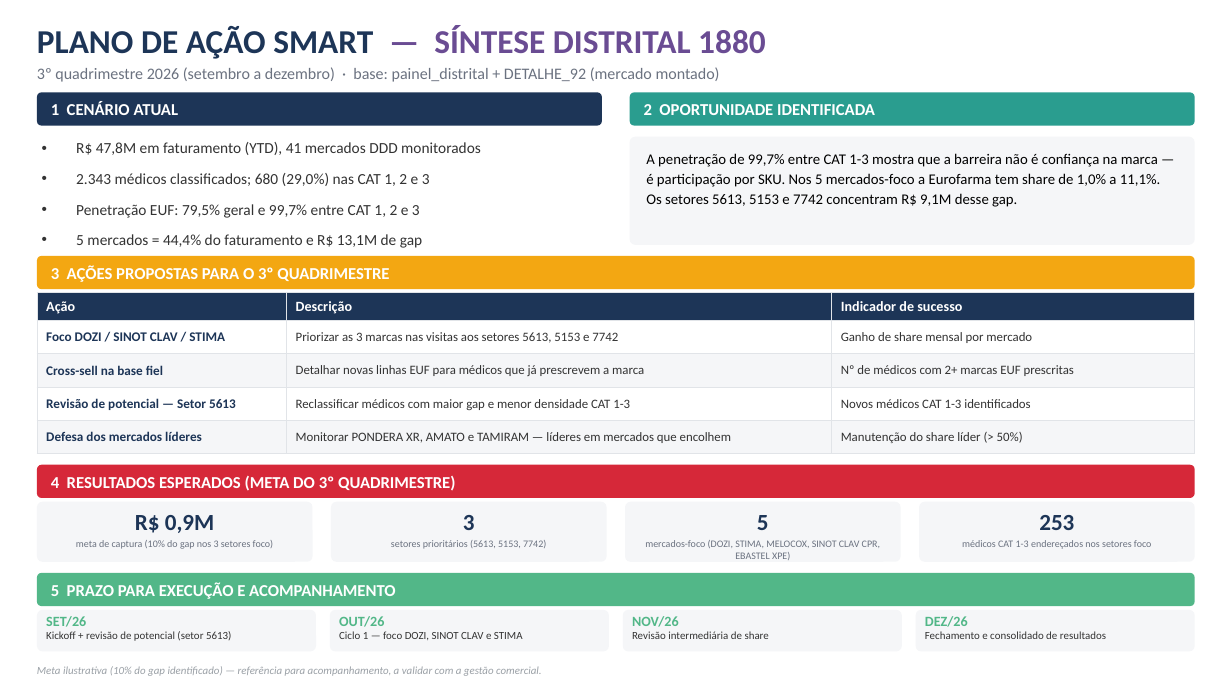
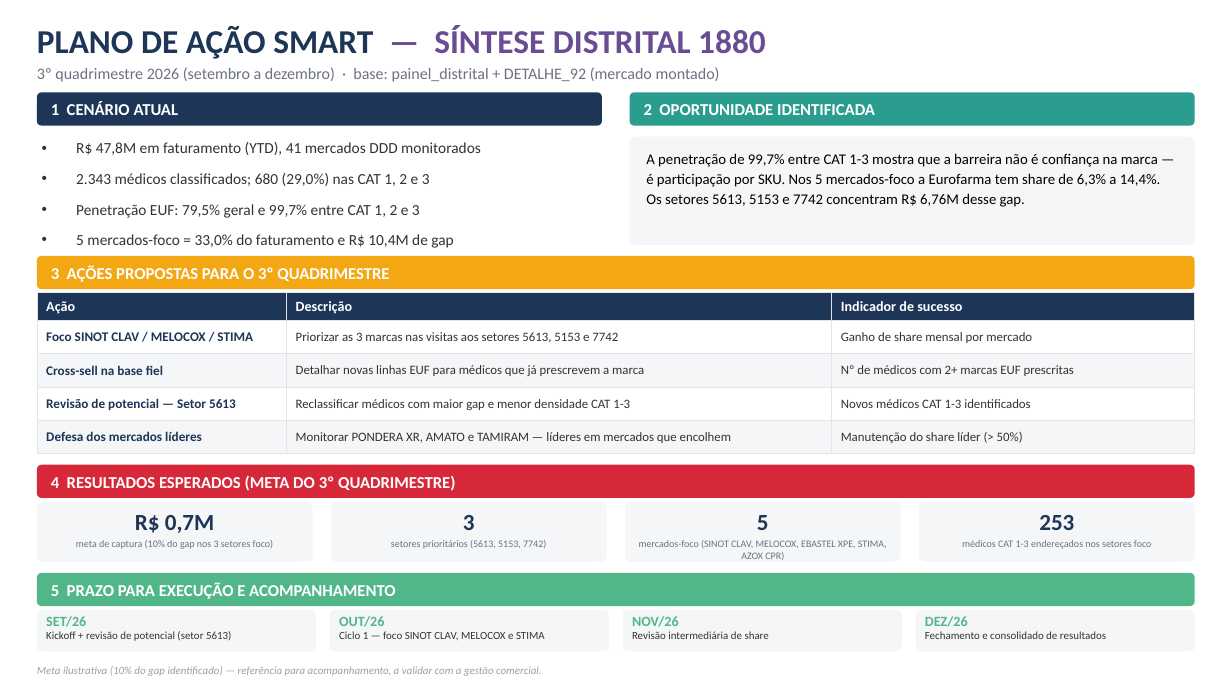
Before and after one commit to rabrante16-crypto/trabalho, a slide deck: slide 5 of output/painel_medico_distrital_1880.pptx. Drawn at 1232x693 pixels with LibreOffice and Linux fonts; fonts in the diff are those of the drawing. Boxes give left, top, right and bottom in pixels: in the first picture for what was removed or moved away, otherwise in the second. Text is boxed around its words. In the diff, an @@ line names an element or a change of style, - is before the commit and + after.

```diff
--- a/output/painel_medico_distrital_1880.pptx
+++ b/output/painel_medico_distrital_1880.pptx
@@ text at (646, 153, 1160, 207): text changed @@
-A penetração de 99,7% entre CAT 1-3 mostra que a barreira não é confiança na marca — é participação por SKU. Nos 5 mercados-foco a Eurofarma tem share de 1,0% a 11,1%. Os setores 5613, 5153 e 7742 concentram R$ 9,1M desse gap.
+A penetração de 99,7% entre CAT 1-3 mostra que a barreira não é confiança na marca — é participação por SKU. Nos 5 mercados-foco a Eurofarma tem share de 6,3% a 14,4%. Os setores 5613, 5153 e 7742 concentram R$ 6,76M desse gap.
@@ text at (76, 234, 453, 248): text changed @@
-• 5 mercados = 44,4% do faturamento e R$ 13,1M de gap
+• 5 mercados-foco = 33,0% do faturamento e R$ 10,4M de gap
@@ table at (37, 293, 1195, 447) @@
-row 2, column 1: Foco DOZI / SINOT CLAV / STIMA
+row 2, column 1: Foco SINOT CLAV / MELOCOX / STIMA
@@ text at (135, 515, 215, 533): text changed @@
-R$ 0,9M
+R$ 0,7M
@@ text at (639, 540, 887, 560): text changed @@
-mercados-foco (DOZI, STIMA, MELOCOX, SINOT CLAV CPR, EBASTEL XPE)
+mercados-foco (SINOT CLAV, MELOCOX, EBASTEL XPE, STIMA, AZOX CPR)
@@ text at (339, 631, 545, 640): text changed @@
-Ciclo 1 — foco DOZI, SINOT CLAV e STIMA
+Ciclo 1 — foco SINOT CLAV, MELOCOX e STIMA
```
Also in this commit, not shown: 2 other slides changed.
